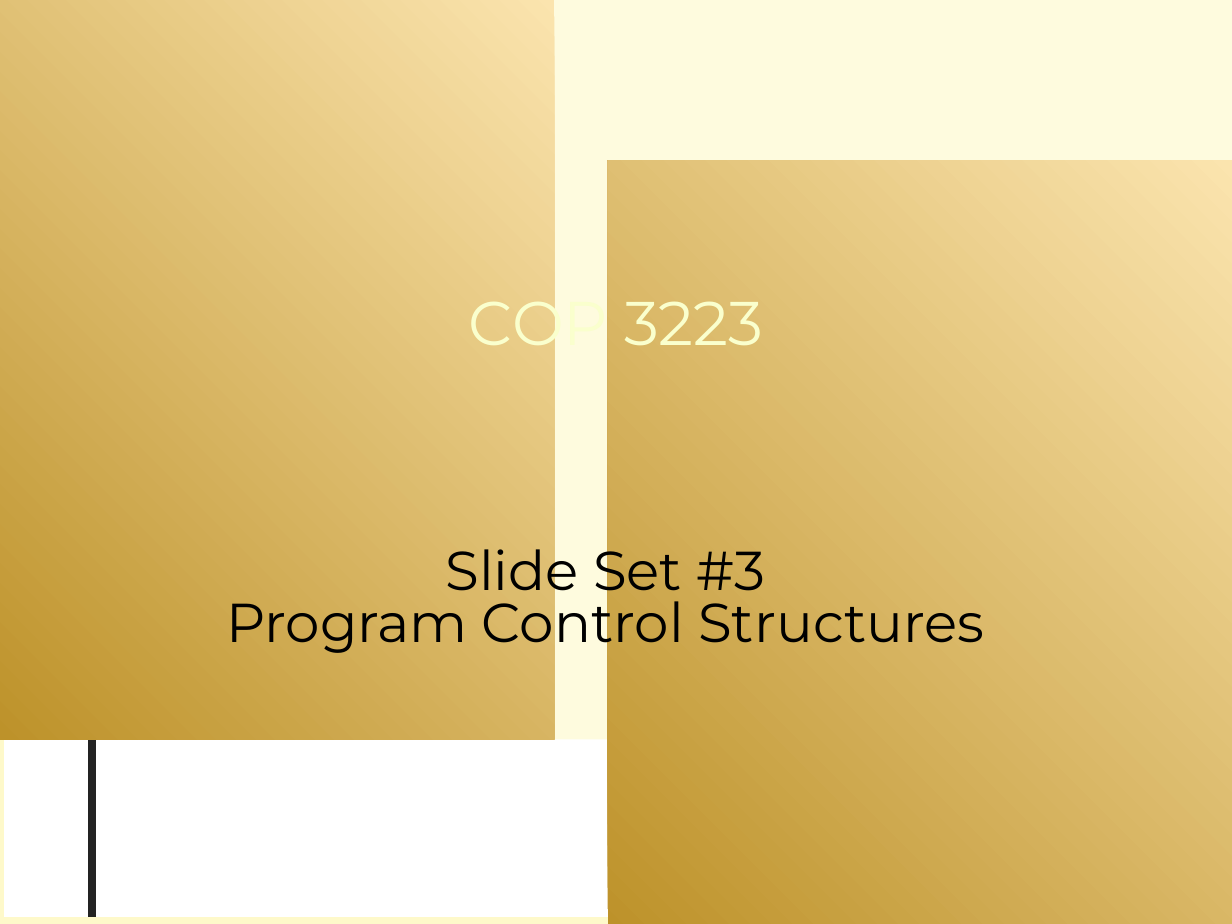
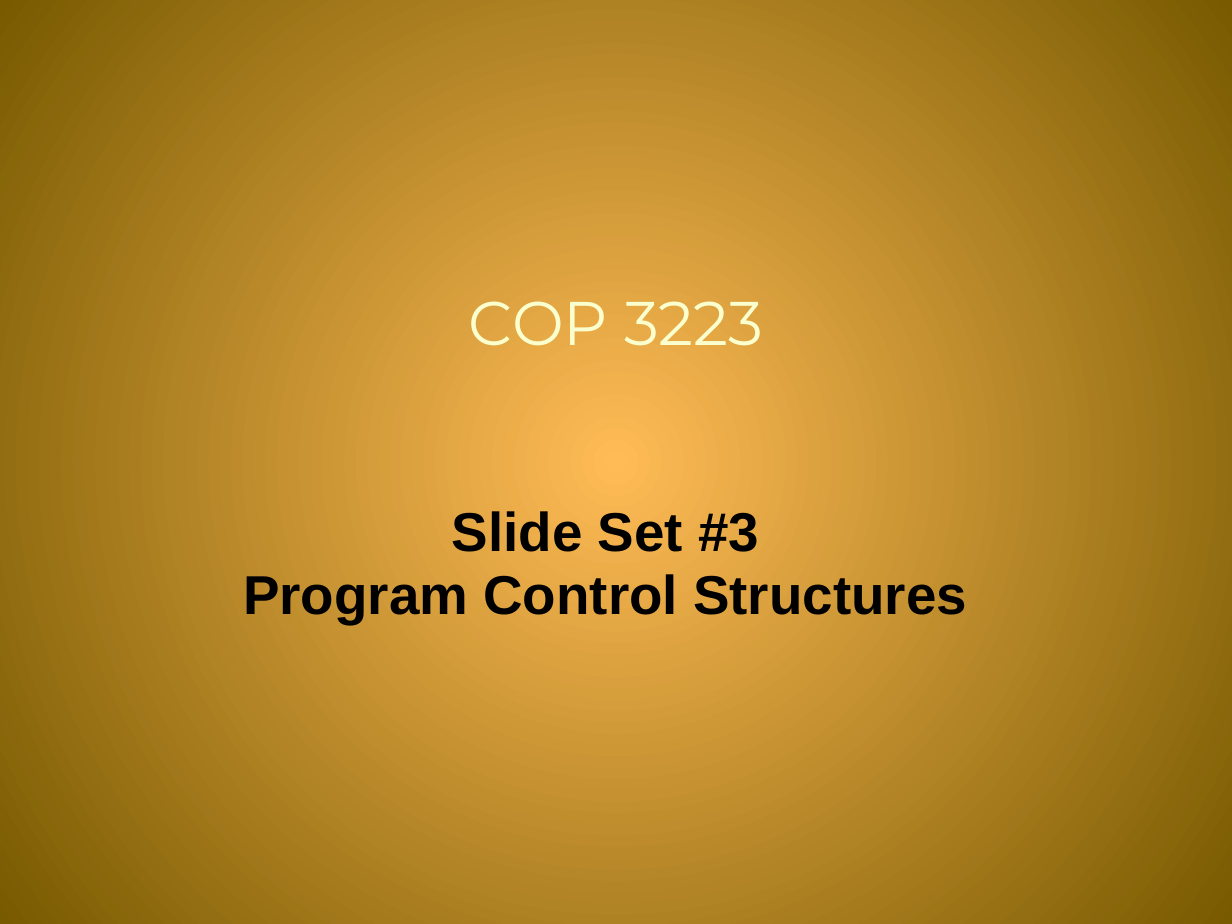
Before and after one commit to mjtrujillo10/Intro_To_C, a slide deck: slide 1 of 00_Lecture_Notes/Packet #3-16 - Control Structures.pptx. Drawn at 1232x924 pixels with LibreOffice and Linux fonts; fonts in the diff are those of the drawing; background and template pictures are left out. Boxes give left, top, right and bottom in pixels: in the first picture for what was removed or moved away, otherwise in the second. Text is boxed around its words. In the diff, an @@ line names an element or a change of style, - is before the commit and + after.

```diff
--- a/00_Lecture_Notes/Packet #3-16 - Control Structures.pptx
+++ b/00_Lecture_Notes/Packet #3-16 - Control Structures.pptx
@@ background #FFFFFF to gradient #FFBB57 to #795B00 @@
@@ rectangle removed at (0,0,1132,922) @@
@@ rectangle removed at (0,0,554,739) @@
@@ rectangle removed at (2,0,1232,740) @@
@@ rectangle removed at (92,2,1225,924) @@
@@ rectangle removed at (607,161,1232,924) @@
@@ subtitle "Slide Set #3" at (243,511,967,624): font Montserrat to Arial, bold on; more space between paragraphs; vertical alignment middle to top @@
```
Also in this commit, not shown: 58 other slides changed, 11 other files.
